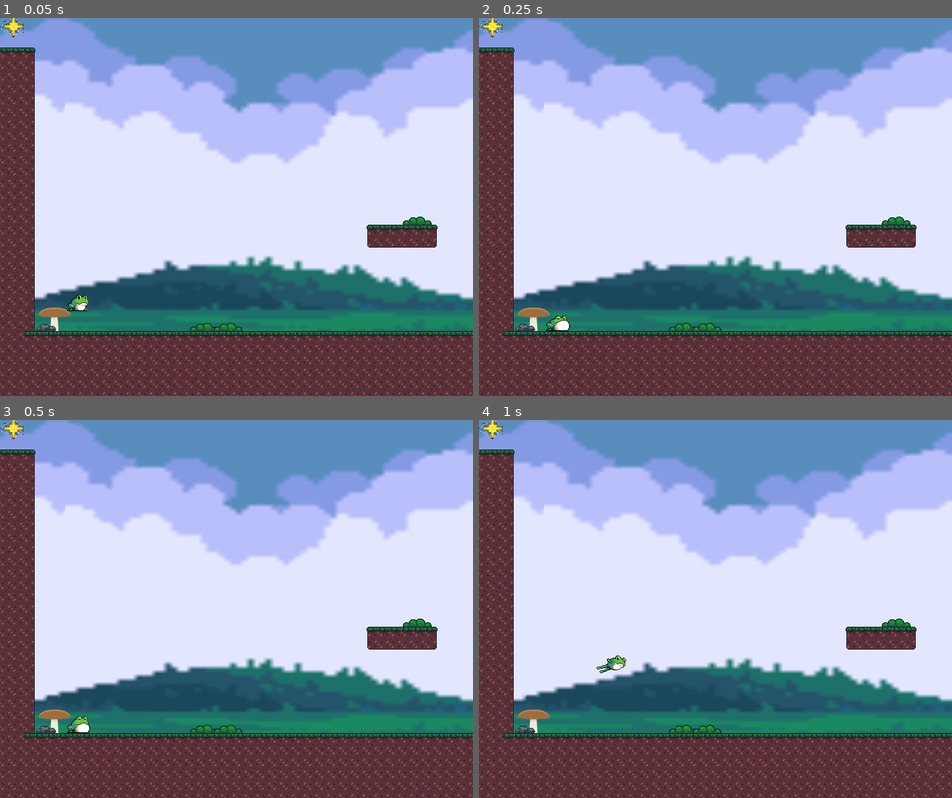
Above: before the commit, frames 1-4 (two rows, left to right).
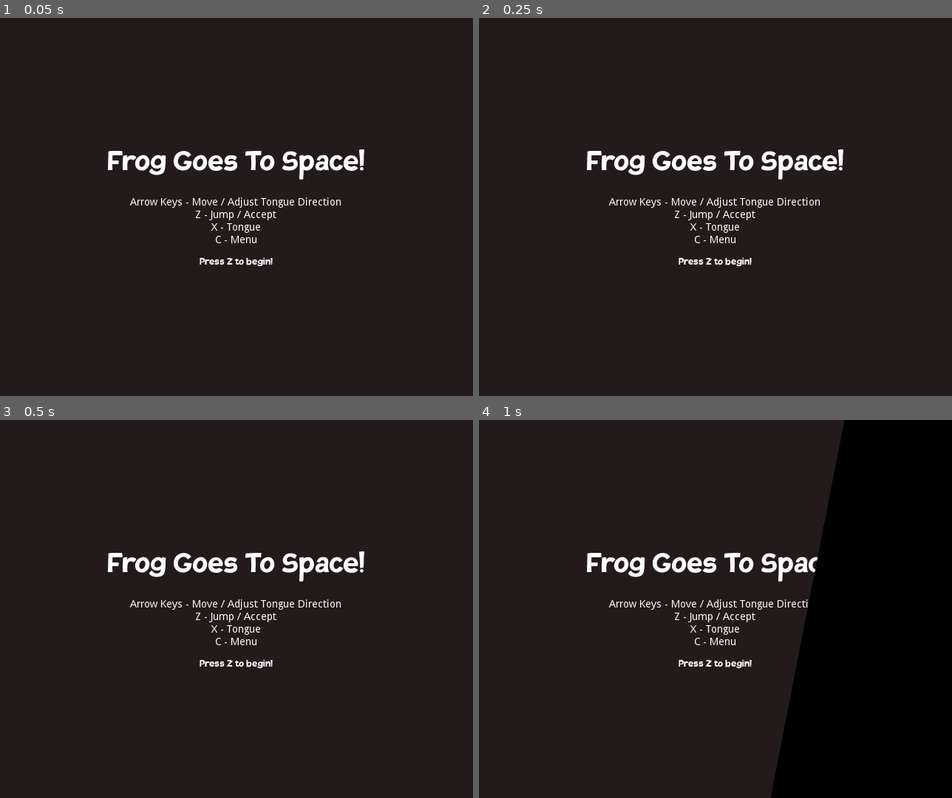
Above: after the commit, the same moments.

Repository: fheysel/frogGoesToSpace
Game: Godot game, scene res://Menus/MainMenu/MainMenu.tscn
Same seed, same stepped clock (60 frames per second), same inputs: the game is played once before the commit and once after it. Before the commit the project starts from res://Level0.tscn.
Inputs:
- Up to frame 1 (0.05 s): no input
- Up to frame 2 (0.25 s): no input
- Up to frame 3 (0.5 s): no input
- Up to frame 4 (1 s): tap Z (jump) at 0.5, 0.77, 0.8 s; hold Right (ui_right) from 0.53 s (still down); hold Enter (ui_accept) from 0.53 s (still down)

The runs differ from the first frame. In frame 1, 99% of the frame differs, in the area x 0-100%, y 0-100%; in frame 2, 99%; in frame 3, 99%; in frame 4, 100%.

Commit message:
Add start screen
There are a lot of changes in this commit - check Github comments for a
breakdown

Diff:
--- a/godotproject/EOL.gd
+++ b/godotproject/EOL.gd
@@ -3,4 +3,4 @@
 func _on_EOL_body_entered(body):
 	# Change the current scene to the next level
 	if  body.name == "Player":
-		get_tree().change_scene("res://Level" + str(int(get_tree().current_scene.name) + 1) + ".tscn")
+		Global.fade_to_scene("res://Level" + str(int(get_tree().current_scene.name) + 1) + ".tscn")
--- a/godotproject/Global/Global.gd
+++ b/godotproject/Global/Global.gd
@@ -2,6 +2,16 @@
 
 export (bool) var debug_mode = false
 export (bool) var player_is_god = false
+
+var resource_queue = preload("res://Global/ResourceQueue.gd").new()
+var loading = null
+var swipe_anim_state_machine = null
+var unpause_scene_upon_idle = false
+
+func _ready():
+	resource_queue.start()
+	swipe_anim_state_machine = $SideSwipeAnimationLayer/AnimationTree['parameters/playback']
+	swipe_anim_state_machine.start('idle')
 
 func _process(_delta_unused):
 	$DebugModeTextLayer/DebugModeText.visible = debug_mode
@@ -15,3 +25,55 @@
 			if Input.is_action_just_pressed("ui_down"):
 				# Exit game - used to power off arcade machine
 				get_tree().quit(2)
+
+func _load_bg(scene_path):
+	resource_queue.queue_resource(scene_path, true)
+	loading = scene_path
+
+func fade_to_scene(scene_path):
+	if loading == null:
+		# Load the next scene in the background ASAP
+		_load_bg(scene_path)
+
+		# Once processing is done, fade to the new scene
+		call_deferred('_fade_to_scene_deferred')
+
+
+func _fade_to_scene_deferred():
+	# Disable the current scene
+	get_tree().get_current_scene().pause_mode = PAUSE_MODE_STOP
+
+	# Fade to loading screen
+	swipe_anim_state_machine.travel('swipe_in')
+
+func _process_loading():
+	if resource_queue.is_ready(loading):
+		# We've finished loading the resource!
+
+		# Change to the new scene
+		if get_tree().change_scene_to(resource_queue.get_resource(loading)) != OK:
+			# If we couldn't go to the new level, exit :(
+			push_error("Unable to load level")
+			get_tree().quit(1)
+
+		# Set it paused while we fade in
+		call_deferred('_pause_new_scene_deferred')
+		# Make sure we unpause once we fade in
+		unpause_scene_upon_idle = true
+
+		# Close the pause menu, if it was open
+		$InGameMenuLayer/InGameMenu.navigate_to_new_screen(null)
+
+		# Fade in
+		swipe_anim_state_machine.travel('swipe_out')
+
+		# Mark that we're done loading
+		loading = null
+
+func _pause_new_scene_deferred():
+	get_tree().paused = true
+
+func _unpause_new_scene():
+	if unpause_scene_upon_idle:
+		get_tree().paused = false
+		unpause_scene_upon_idle = false
--- a/godotproject/Global/Global.tscn
+++ b/godotproject/Global/Global.tscn
@@ -1,6 +1,8 @@
-[gd_scene load_steps=3 format=2]
+[gd_scene load_steps=25 format=2]
 
 [ext_resource path="res://Global/Global.gd" type="Script" id=1]
+[ext_resource path="res://Menus/Menu.tres" type="Theme" id=2]
+[ext_resource path="res://Menus/InGameMenu/InGameMenu.tscn" type="PackedScene" id=3]
 
 [sub_resource type="StyleBoxFlat" id=1]
 bg_color = Color( 0, 0, 0, 1 )
@@ -14,6 +16,253 @@
 expand_margin_top = 2.0
 expand_margin_bottom = 2.0
 
+[sub_resource type="Animation" id=2]
+resource_name = "idle"
+length = 0.001
+tracks/0/type = "value"
+tracks/0/path = NodePath("LoadingText:self_modulate")
+tracks/0/interp = 1
+tracks/0/loop_wrap = true
+tracks/0/imported = false
+tracks/0/enabled = true
+tracks/0/keys = {
+"times": PoolRealArray( 0 ),
+"transitions": PoolRealArray( 1 ),
+"update": 0,
+"values": [ Color( 0, 0, 0, 0 ) ]
+}
+tracks/1/type = "value"
+tracks/1/path = NodePath("SideSwipeAnimationPoly:polygon")
+tracks/1/interp = 1
+tracks/1/loop_wrap = true
+tracks/1/imported = false
+tracks/1/enabled = true
+tracks/1/keys = {
+"times": PoolRealArray( 0 ),
+"transitions": PoolRealArray( 1 ),
+"update": 1,
+"values": [ PoolVector2Array( 740, 0, 640, 512, 800, 512, 800, 0 ) ]
+}
+tracks/2/type = "value"
+tracks/2/path = NodePath("../InGameMenuLayer:pause_mode")
+tracks/2/interp = 1
+tracks/2/loop_wrap = true
+tracks/2/imported = false
+tracks/2/enabled = true
+tracks/2/keys = {
+"times": PoolRealArray( 0 ),
+"transitions": PoolRealArray( 1 ),
+"update": 1,
+"values": [ 0 ]
+}
+
+[sub_resource type="Animation" id=3]
+resource_name = "loading_fadein_out"
+length = 1.5
+loop = true
+step = 0.05
+tracks/0/type = "value"
+tracks/0/path = NodePath("LoadingText:self_modulate")
+tracks/0/interp = 1
+tracks/0/loop_wrap = true
+tracks/0/imported = false
+tracks/0/enabled = true
+tracks/0/keys = {
+"times": PoolRealArray( 0, 0.75, 1.5 ),
+"transitions": PoolRealArray( 0.5, 2, 1 ),
+"update": 0,
+"values": [ Color( 0, 0, 0, 0 ), Color( 1, 1, 1, 1 ), Color( 0, 0, 0, 0 ) ]
+}
+tracks/1/type = "method"
+tracks/1/path = NodePath("..")
+tracks/1/interp = 1
+tracks/1/loop_wrap = true
+tracks/1/imported = false
+tracks/1/enabled = true
+tracks/1/keys = {
+"times": PoolRealArray( 1.5 ),
+"transitions": PoolRealArray( 1 ),
+"values": [ {
+"args": [  ],
+"method": "_process_loading"
+} ]
+}
+
+[sub_resource type="Animation" id=4]
+resource_name = "swipe_in"
+length = 0.65
+step = 0.05
+tracks/0/type = "value"
+tracks/0/path = NodePath("SideSwipeAnimationPoly:polygon")
+tracks/0/interp = 1
+tracks/0/loop_wrap = true
+tracks/0/imported = false
+tracks/0/enabled = true
+tracks/0/keys = {
+"times": PoolRealArray( 0, 0.65 ),
+"transitions": PoolRealArray( 3, 1 ),
+"update": 0,
+"values": [ PoolVector2Array( 740, 0, 640, 512, 800, 512, 800, 0 ), PoolVector2Array( 0, 0, -100, 512, 800, 512, 800, 0 ) ]
+}
+tracks/1/type = "method"
+tracks/1/path = NodePath("..")
+tracks/1/interp = 1
+tracks/1/loop_wrap = true
+tracks/1/imported = false
+tracks/1/enabled = true
+tracks/1/keys = {
+"times": PoolRealArray( 0.65 ),
+"transitions": PoolRealArray( 1 ),
+"values": [ {
+"args": [  ],
+"method": "_process_loading"
+} ]
+}
+tracks/2/type = "value"
+tracks/2/path = NodePath("../InGameMenuLayer:pause_mode")
+tracks/2/interp = 1
+tracks/2/loop_wrap = true
+tracks/2/imported = false
+tracks/2/enabled = true
+tracks/2/keys = {
+"times": PoolRealArray( 0 ),
+"transitions": PoolRealArray( 1 ),
+"update": 1,
+"values": [ 1 ]
+}
+
+[sub_resource type="Animation" id=5]
+resource_name = "swipe_out"
+length = 0.65
+step = 0.05
+tracks/0/type = "value"
+tracks/0/path = NodePath("SideSwipeAnimationPoly:polygon")
+tracks/0/interp = 1
+tracks/0/loop_wrap = true
+tracks/0/imported = false
+tracks/0/enabled = true
+tracks/0/keys = {
+"times": PoolRealArray( 0, 0.65 ),
+"transitions": PoolRealArray( 3, 1 ),
+"update": 0,
+"values": [ PoolVector2Array( -200, 0, -200, 512, 640, 512, 740, 0 ), PoolVector2Array( -200, 0, -200, 512, -100, 512, 0, 0 ) ]
+}
+tracks/1/type = "method"
+tracks/1/path = NodePath("..")
+tracks/1/interp = 1
+tracks/1/loop_wrap = true
+tracks/1/imported = false
+tracks/1/enabled = true
+tracks/1/keys = {
+"times": PoolRealArray( 0.65 ),
+"transitions": PoolRealArray( 1 ),
+"values": [ {
+"args": [  ],
+"method": "_unpause_new_scene"
+} ]
+}
+tracks/2/type = "value"
+tracks/2/path = NodePath("../InGameMenuLayer:pause_mode")
+tracks/2/interp = 1
+tracks/2/loop_wrap = true
+tracks/2/imported = false
+tracks/2/enabled = true
+tracks/2/keys = {
+"times": PoolRealArray( 0.65 ),
+"transitions": PoolRealArray( 1 ),
+"update": 1,
+"values": [ 0 ]
+}
+
+[sub_resource type="Animation" id=6]
+resource_name = "wait_a_bit"
+length = 0.5
+tracks/0/type = "method"
+tracks/0/path = NodePath("..")
+tracks/0/interp = 1
+tracks/0/loop_wrap = true
+tracks/0/imported = false
+tracks/0/enabled = true
+tracks/0/keys = {
+"times": PoolRealArray( 0, 0.1, 0.2, 0.3, 0.4, 0.5 ),
+"transitions": PoolRealArray( 1, 1, 1, 1, 1, 1 ),
+"values": [ {
+"args": [  ],
+"method": "_process_loading"
+}, {
+"args": [  ],
+"method": "_process_loading"
+}, {
+"args": [  ],
+"method": "_process_loading"
+}, {
+"args": [  ],
+"method": "_process_loading"
+}, {
+"args": [  ],
+"method": "_process_loading"
+}, {
+"args": [  ],
+"method": "_process_loading"
+} ]
+}
+
+[sub_resource type="AnimationNodeAnimation" id=7]
+animation = "idle"
+
+[sub_resource type="AnimationNodeAnimation" id=8]
+animation = "loading_fadein_out"
+
+[sub_resource type="AnimationNodeAnimation" id=9]
+animation = "swipe_in"
+
+[sub_resource type="AnimationNodeAnimation" id=10]
+animation = "swipe_out"
+
+[sub_resource type="AnimationNodeAnimation" id=11]
+animation = "wait_a_bit"
+
+[sub_resource type="AnimationNodeStateMachineTransition" id=12]
+switch_mode = 2
+
+[sub_resource type="AnimationNodeStateMachineTransition" id=13]
+
+[sub_resource type="AnimationNodeStateMachineTransition" id=14]
+switch_mode = 2
+auto_advance = true
+
+[sub_resource type="AnimationNodeStateMachineTransition" id=15]
+switch_mode = 2
+
+[sub_resource type="AnimationNodeStateMachineTransition" id=16]
+switch_mode = 2
+auto_advance = true
+
+[sub_resource type="AnimationNodeStateMachineTransition" id=17]
+switch_mode = 2
+auto_advance = true
+
+[sub_resource type="AnimationNodeStateMachineTransition" id=18]
+switch_mode = 2
+auto_advance = true
+
+[sub_resource type="AnimationNodeStateMachineTransition" id=19]
+
+[sub_resource type="AnimationNodeStateMachine" id=20]
+states/idle/node = SubResource( 7 )
+states/idle/position = Vector2( 75, 128 )
+states/loading_fadein_out/node = SubResource( 8 )
+states/loading_fadein_out/position = Vector2( 562, 128 )
+states/swipe_in/node = SubResource( 9 )
+states/swipe_in/position = Vector2( 221, 55 )
+states/swipe_out/node = SubResource( 10 )
+states/swipe_out/position = Vector2( 221, 202 )
+states/wait_a_bit/node = SubResource( 11 )
+states/wait_a_bit/position = Vector2( 327, 128 )
+transitions = [ "loading_fadein_out", "swipe_out", SubResource( 12 ), "idle", "swipe_in", SubResource( 13 ), "swipe_out", "idle", SubResource( 14 ), "swipe_in", "swipe_out", SubResource( 15 ), "swipe_in", "wait_a_bit", SubResource( 16 ), "wait_a_bit", "loading_fadein_out", SubResource( 17 ), "loading_fadein_out", "wait_a_bit", SubResource( 18 ), "wait_a_bit", "swipe_out", SubResource( 19 ) ]
+
+[sub_resource type="AnimationNodeStateMachinePlayback" id=21]
+
 [node name="Node" type="Node"]
 pause_mode = 2
 script = ExtResource( 1 )
@@ -22,6 +271,7 @@
 layer = 100
 
 [node name="DebugModeText" type="Label" parent="DebugModeTextLayer"]
+visible = false
 margin_left = 485.0
 margin_top = 480.0
 margin_right = 627.0
@@ -31,3 +281,38 @@
 __meta__ = {
 "_edit_use_anchors_": false
 }
+
+[node name="SideSwipeAnimationLayer" type="CanvasLayer" parent="."]
+layer = 10
+
+[node name="SideSwipeAnimationPoly" type="Polygon2D" parent="SideSwipeAnimationLayer"]
+color = Color( 0, 0, 0, 1 )
+polygon = PoolVector2Array( 740, 0, 640, 512, 800, 512, 800, 0 )
+
+[node name="LoadingText" type="Label" parent="SideSwipeAnimationLayer"]
+self_modulate = Color( 0, 0, 0, 0 )
+margin_left = 519.523
+margin_top = 439.07
+margin_right = 571.523
+margin_bottom = 454.07
+theme = ExtResource( 2 )
+text = "Loading..."
+__meta__ = {
+"_edit_use_anchors_": false
+}
+
+[node name="AnimationPlayer" type="AnimationPlayer" parent="SideSwipeAnimationLayer"]
+anims/idle = SubResource( 2 )
+anims/loading_fadein_out = SubResource( 3 )
+anims/swipe_in = SubResource( 4 )
+anims/swipe_out = SubResource( 5 )
+anims/wait_a_bit = SubResource( 6 )
+
+[node name="AnimationTree" type="AnimationTree" parent="SideSwipeAnimationLayer"]
+tree_root = SubResource( 20 )
+anim_player = NodePath("../AnimationPlayer")
+active = true
+parameters/playback = SubResource( 21 )
+
+[node name="InGameMenuLayer" parent="." instance=ExtResource( 3 )]
+pause_mode = 1
--- /dev/null
+++ b/godotproject/Global/ResourceQueue.gd
@@ -0,0 +1,145 @@
+var thread
+var mutex
+var sem
+
+var time_max = 100 # Milliseconds.
+
+var queue = []
+var pending = {}
+
+func _lock(_caller):
+	mutex.lock()
+
+
+func _unlock(_caller):
+	mutex.unlock()
+
+
+func _post(_caller):
+	sem.post()
+
+
+func _wait(_caller):
+	sem.wait()
+
+
+func queue_resource(path, p_in_front = false):
+	_lock("queue_resource")
+	if path in pending:
+		_unlock("queue_resource")
+		return
+	elif ResourceLoader.has_cached(path):
+		var res = ResourceLoader.load(path)
+		pending[path] = res
+		_unlock("queue_resource")
+		return
+	else:
+		var res = ResourceLoader.load_interactive(path)
+		res.set_meta("path", path)
+		if p_in_front:
+			queue.insert(0, res)
+		else:
+			queue.push_back(res)
+		pending[path] = res
+		_post("queue_resource")
+		_unlock("queue_resource")
+		return
+
+
+func cancel_resource(path):
+	_lock("cancel_resource")
+	if path in pending:
+		if pending[path] is ResourceInteractiveLoader:
+			queue.erase(pending[path])
+		pending.erase(path)
+	_unlock("cancel_resource")
+
+
+func get_progress(path):
+	_lock("get_progress")
+	var ret = -1
+	if path in pending:
+		if pending[path] is ResourceInteractiveLoader:
+			ret = float(pending[path].get_stage()) / float(pending[path].get_stage_count())
+		else:
+			ret = 1.0
+	_unlock("get_progress")
+	return ret
+
+
+func is_ready(path):
+	var ret
+	_lock("is_ready")
+	if path in pending:
+		ret = !(pending[path] is ResourceInteractiveLoader)
+	else:
+		ret = false
+	_unlock("is_ready")
+	return ret
+
+
+func _wait_for_resource(res, path):
+	_unlock("wait_for_resource")
+	while true:
+		VisualServer.sync()
+		OS.delay_usec(16000) # Wait approximately 1 frame.
+		_lock("wait_for_resource")
+		if queue.size() == 0 || queue[0] != res:
+			return pending[path]
+		_unlock("wait_for_resource")
+
+
+func get_resource(path):
+	_lock("get_resource")
+	if path in pending:
+		if pending[path] is ResourceInteractiveLoader:
+			var res = pending[path]
+			if res != queue[0]:
+				var pos = queue.find(res)
+				queue.remove(pos)
+				queue.insert(0, res)
+
+			res = _wait_for_resource(res, path)
+			pending.erase(path)
+			_unlock("return")
+			return res
+		else:
+			var res = pending[path]
+			pending.erase(path)
+			_unlock("return")
+			return res
+	else:
+		_unlock("return")
+		return ResourceLoader.load(path)
+
+
+func thread_process():
+	_wait("thread_process")
+	_lock("process")
+
+	while queue.size() > 0:
+		var res = queue[0]
+		_unlock("process_poll")
+		var ret = res.poll()
+		_lock("process_check_queue")
+
+		if ret == ERR_FILE_EOF || ret != OK:
+			var path = res.get_meta("path")
+			if path in pending: # Else, it was already retrieved.
+				pending[res.get_meta("path")] = res.get_resource()
+			# Something might have been put at the front of the queue while
+			# we polled, so use erase instead of remove.
+			queue.erase(res)
+	_unlock("process")
+
+
+func thread_func(_u):
+	while true:
+		thread_process()
+
+
+func start():
+	mutex = Mutex.new()
+	sem = Semaphore.new()
+	thread = Thread.new()
+	thread.start(self, "thread_func", 0)
--- a/godotproject/Level0.tscn
+++ b/godotproject/Level0.tscn
@@ -13,7 +13,6 @@
 [ext_resource path="res://Spike.tscn" type="PackedScene" id=11]
 [ext_resource path="res://Level0.gd" type="Script" id=12]
 [ext_resource path="res://EOL.tscn" type="PackedScene" id=13]
-[ext_resource path="res://Menus/InGameMenu/InGameMenu.tscn" type="PackedScene" id=14]
 
 [sub_resource type="RectangleShape2D" id=1]
 extents = Vector2( 6585.7, 100 )
@@ -24,7 +23,7 @@
 Star = ExtResource( 9 )
 
 [node name="Player" parent="." instance=ExtResource( 1 )]
-position = Vector2( 110.163, 870.544 )
+position = Vector2( 118.904, 898.885 )
 collision_layer = 34
 collision_mask = 17
 
@@ -136,6 +135,4 @@
 
 [node name="EOL" parent="." instance=ExtResource( 13 )]
 position = Vector2( 9928, 544 )
-
-[node name="InGameMenuLayer" parent="." instance=ExtResource( 14 )]
 [connection signal="body_entered" from="DeathPlane" to="DeathPlane" method="_on_DeathPlane_body_entered"]
--- a/godotproject/Level1.tscn
+++ b/godotproject/Level1.tscn
@@ -1,9 +1,8 @@
-[gd_scene load_steps=9 format=2]
+[gd_scene load_steps=8 format=2]
 
 [ext_resource path="res://Player.tscn" type="PackedScene" id=1]
 [ext_resource path="res://Tiles/Level1/16x16 Steel Tileset.png" type="Texture" id=2]
 [ext_resource path="res://Tiles/Level1/tile_castle_grey.png" type="Texture" id=3]
-[ext_resource path="res://Menus/InGameMenu/InGameMenu.tscn" type="PackedScene" id=4]
 
 [sub_resource type="ConvexPolygonShape2D" id=1]
 points = PoolVector2Array( 0, 0, 16, 0, 16, 16, 0, 16 )
@@ -111,5 +110,3 @@
 cell_size = Vector2( 16, 16 )
 format = 1
 tile_data = PoolIntArray( -1179549, 0, 0, -1179548, 0, 0, -1179547, 0, 0, -1179546, 0, 0, -1179545, 0, 0, -1179544, 0,  …(38787 unchanged characters)…
-
-[node name="InGameMenuLayer" parent="." instance=ExtResource( 4 )]
--- a/godotproject/Menus/InGameMenu/InGameMenu.gd
+++ b/godotproject/Menus/InGameMenu/InGameMenu.gd
@@ -60,7 +60,7 @@
 	return screen != null && screen.fade_transition
 
 func navigate_to_new_screen(new_screen):
-	if _screen_should_fade(screen_current) || _screen_should_fade(new_screen):
+	if new_screen != null && (_screen_should_fade(screen_current) || _screen_should_fade(new_screen)):
 		_fade_to_new_screen(new_screen)
 	else:
 		_switch_screen(new_screen)
@@ -91,14 +91,15 @@
 func _process(_delta):
 	var menu_pressed = Input.is_action_just_pressed("menu")
 	# We use whether this node is visible to track whether the menu is open.
-	if menu_pressed && screen_current == null:
+	var inhibit_pause = "inhibit_pause" in get_tree().current_scene && get_tree().current_scene.inhibit_pause
+	if !inhibit_pause && menu_pressed && screen_current == null:
 		open_menu()
 	elif visible:
 		global_main()
 
 	# Apply our variable pause_child - it will be animated during screen fades
 	if screen_current != null:
-		screen_current.pause_mode = PAUSE_MODE_STOP if pause_child else PAUSE_MODE_PROCESS
+		screen_current.pause_mode = PAUSE_MODE_STOP if pause_child else PAUSE_MODE_INHERIT
 
 func _on_AnimationPlayer_animation_finished(anim_name):
 	if anim_name == "fade":
--- a/godotproject/Menus/InGameMenu/InGameMenu.tscn
+++ b/godotproject/Menus/InGameMenu/InGameMenu.tscn
@@ -135,7 +135,6 @@
 [node name="InGameMenuLayer" type="CanvasLayer"]
 
 [node name="InGameMenu" type="MarginContainer" parent="."]
-pause_mode = 2
 margin_right = 640.0
 margin_bottom = 512.0
 script = ExtResource( 3 )
--- a/godotproject/Menus/InGameMenu/PauseSubmenu.gd
+++ b/godotproject/Menus/InGameMenu/PauseSubmenu.gd
@@ -1,9 +1,9 @@
 extends MarginContainer
 
 export (NodePath) var first_focus_path
-onready var first_focus = get_node(first_focus_path)
+onready var first_focus = get_node(first_focus_path) if first_focus_path else null
 export (NodePath) var menu_parent_path
-onready var menu_parent = get_node(menu_parent_path)
+onready var menu_parent = get_node(menu_parent_path) if menu_parent_path else null
 
 const fade_transition = false
 
--- a/godotproject/Menus/InGameMenu/QuitGameButton.gd
+++ b/godotproject/Menus/InGameMenu/QuitGameButton.gd
@@ -1,4 +1,4 @@
 extends Button
 
 func _on_QuitGameButton_pressed():
-	get_tree().quit()
+	Global.fade_to_scene('res://Menus/MainMenu/MainMenu.tscn')
--- a/godotproject/Menus/InGameMenu/SwitchMenuButton.gd
+++ b/godotproject/Menus/InGameMenu/SwitchMenuButton.gd
@@ -1,9 +1,9 @@
 extends Button
 
 export (NodePath) var menu_control_path
-onready var menu_control = get_node(menu_control_path)
+onready var menu_control = get_node(menu_control_path) if menu_control_path else null
 export (NodePath) var target_path
-onready var target = get_node(target_path)
+onready var target = get_node(target_path) if target_path else null
 
 func _on_pressed():
 	menu_control.navigate_to_new_screen(target)
--- /dev/null
+++ b/godotproject/Menus/MainMenu/MainMenu.gd
@@ -0,0 +1,7 @@
+extends MarginContainer
+
+var inhibit_pause = true
+
+func _process(_delta):
+	if Input.is_action_just_pressed("ui_accept"):
+		Global.fade_to_scene('res://Level0.tscn')
--- /dev/null
+++ b/godotproject/Menus/MainMenu/MainMenu.tscn
@@ -0,0 +1,63 @@
+[gd_scene load_steps=5 format=2]
+
+[ext_resource path="res://Menus/Menu.tres" type="Theme" id=1]
+[ext_resource path="res://Fonts/TovariSans.ttf" type="DynamicFontData" id=2]
+[ext_resource path="res://Menus/MainMenu/MainMenu.gd" type="Script" id=3]
+
+[sub_resource type="DynamicFont" id=1]
+size = 48
+font_data = ExtResource( 2 )
+
+[node name="MainMenu" type="MarginContainer"]
+anchor_right = 1.0
+anchor_bottom = 1.0
+script = ExtResource( 3 )
+__meta__ = {
+"_edit_use_anchors_": false
+}
+
+[node name="ColorRect" type="ColorRect" parent="."]
+margin_right = 640.0
+margin_bottom = 512.0
+color = Color( 0.137255, 0.105882, 0.105882, 1 )
+
+[node name="CenterContainer" type="CenterContainer" parent="."]
+margin_right = 640.0
+margin_bottom = 512.0
+
+[node name="VBoxContainer" type="VBoxContainer" parent="CenterContainer"]
+margin_left = 139.0
+margin_top = 159.0
+margin_right = 501.0
+margin_bottom = 352.0
+
+[node name="Label" type="Label" parent="CenterContainer/VBoxContainer"]
+margin_right = 362.0
+margin_bottom = 80.0
+rect_min_size = Vector2( 0, 80 )
+custom_fonts/font = SubResource( 1 )
+text = "Frog Goes To Space!"
+valign = 1
+
+[node name="Label2" type="Label" parent="CenterContainer/VBoxContainer"]
+margin_top = 84.0
+margin_right = 362.0
+margin_bottom = 149.0
+text = "Arrow Keys - Move / Adjust Tongue Direction
+Z - Jump / Accept
+X - Tongue
+C - Menu"
+align = 1
+__meta__ = {
+"_edit_use_anchors_": false
+}
+
+[node name="Label3" type="Label" parent="CenterContainer/VBoxContainer"]
+margin_top = 153.0
+margin_right = 362.0
+margin_bottom = 193.0
+rect_min_size = Vector2( 0, 40 )
+theme = ExtResource( 1 )
+text = "Press Z to begin!"
+align = 1
+valign = 1
--- a/godotproject/Player.tscn
+++ b/godotproject/Player.tscn
@@ -487,6 +487,7 @@
 one_shot = true
 
 [node name="Camera2D" type="Camera2D" parent="."]
+pause_mode = 2
 current = true
 drag_margin_v_enabled = true
 [connection signal="tongue_start" from="." to="PlayerTongue" method="_on_Player_tongue_start"]
--- a/godotproject/project.godot
+++ b/godotproject/project.godot
@@ -16,7 +16,7 @@
 [application]
 
 config/name="Frog Goes To Space - Cooper Prototype"
-run/main_scene="res://Level0.tscn"
+run/main_scene="res://Menus/MainMenu/MainMenu.tscn"
 config/icon="res://icon.png"
 
 [audio]
Not shown: 1 places in godotproject/Level0.tscn that only renumber resources
